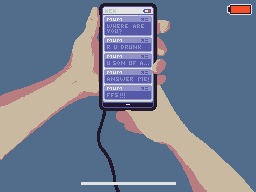
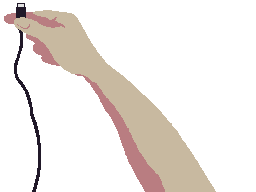
Two versions of the same layered image (256 x 192). Layer-by-layer changes:
hid group "UI" (3 layers) over <box>81,4,252,185</box>
hid group "PhoneScreen" (3 layers) over <box>3,6,153,102</box>
hid "Layer 6" over <box>0,3,170,160</box>
painted on "Layer 7" over <box>4,3,254,192</box>
hid "Background" over <box>0,0,256,192</box>
